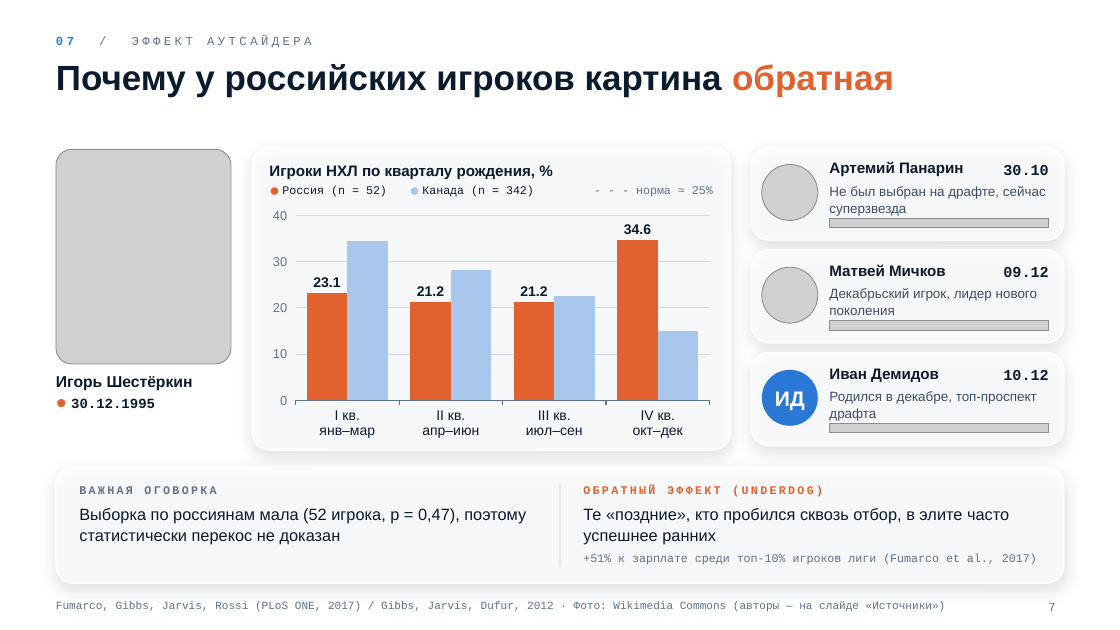
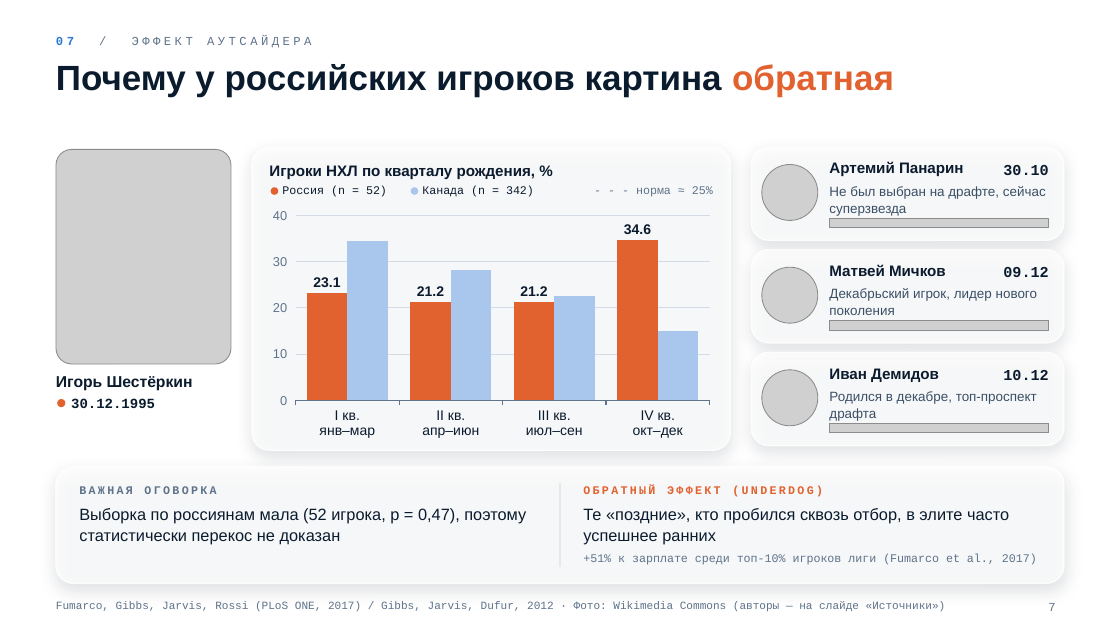
Before and after one commit to benji-hue/projecktmaxim, a slide deck: slide 7 of Otnositelny_vozrast_presentation.pptx. Drawn at 1120x630 pixels with LibreOffice and Linux fonts; fonts in the diff are those of the drawing; grey boxes stand for pictures; background and template pictures are left out. Boxes give left, top, right and bottom in pixels: in the first picture for what was removed or moved away, otherwise in the second. Text is boxed around its words. In the diff, an @@ line names an element or a change of style, - is before the commit and + after.

```diff
--- a/Otnositelny_vozrast_presentation.pptx
+++ b/Otnositelny_vozrast_presentation.pptx
@@ ellipse removed at (762, 370, 818, 426) @@
-ИД
@@ picture added at (762, 370, 818, 426) @@
```
